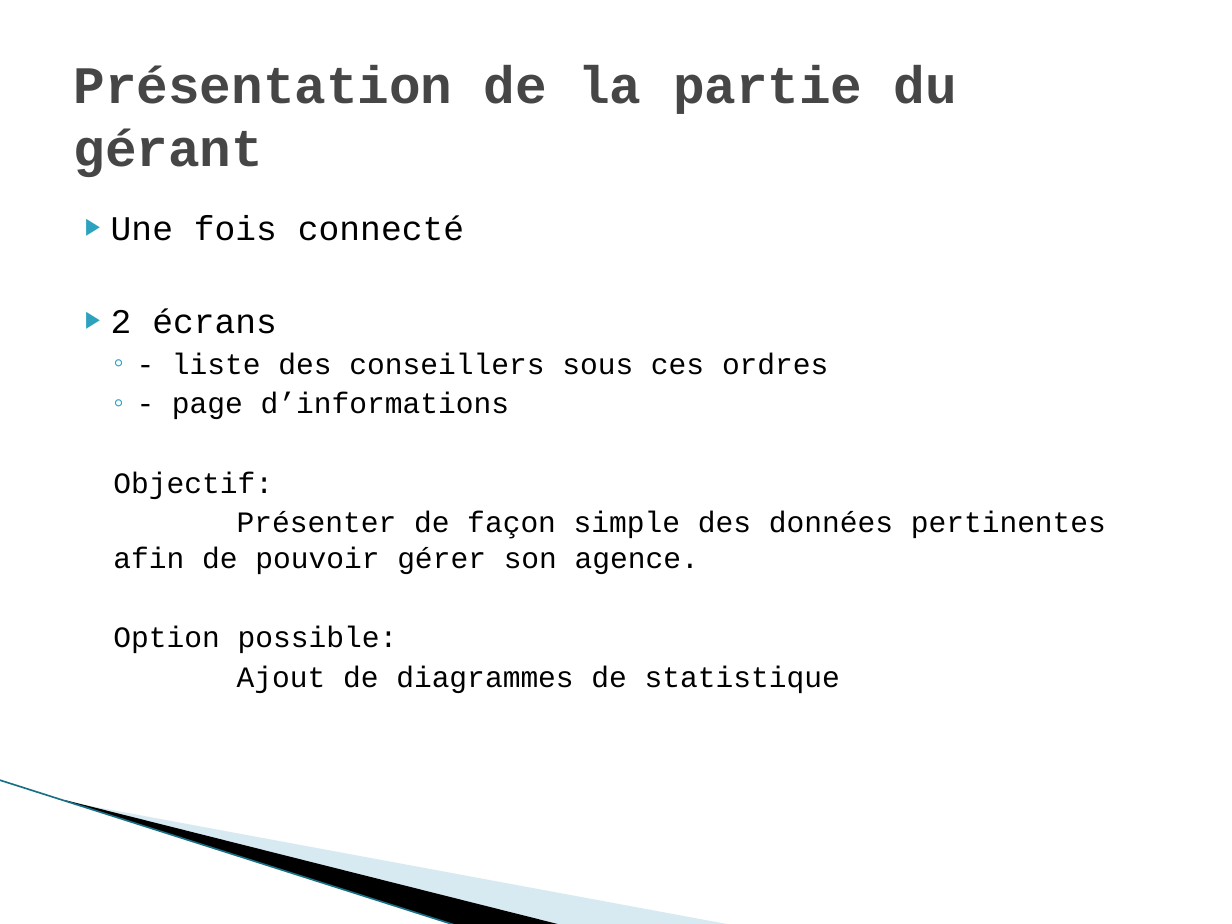
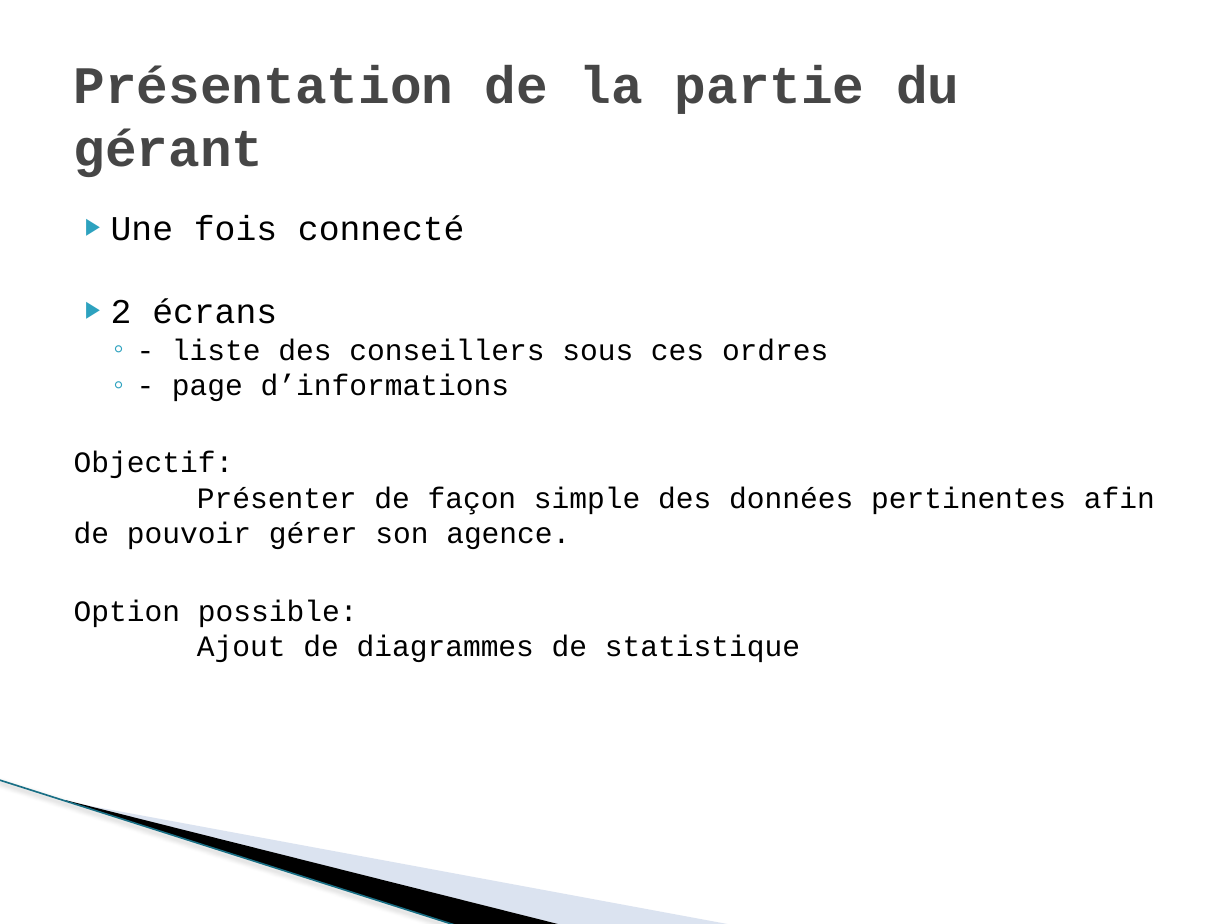
Before and after one commit to hidjic/proxi4, a slide deck: slide 3 of s_b.pptx. Drawn at 1232x924 pixels with LibreOffice and Linux fonts; fonts in the diff are those of the drawing; background and template pictures are left out. Boxes give left, top, right and bottom in pixels: in the first picture for what was removed or moved away, otherwise in the second. Text is boxed around its words. In the diff, an @@ line names an element or a change of style, - is before the commit and + after.

```diff
--- a/s_b.pptx
+++ b/s_b.pptx
@@ text "Une fois connecté" at (74,215,1155,662): size 20.2 to 20.3 pt in "Une fois connecté", "2 écrans"; size 17.2 to 17.3 pt in "- liste des conseillers sous ces ordres", "- page d’informations", "Objectif:", "Présenter de façon simple des données pertinentes ..." and 2 more places; less space between paragraphs; list level 2 to 1 in "Objectif:"; list level 2 to 1 in "Présenter de façon simple des ..."; list level 2 to 1 in "Option possible:"; list level 2 to 1 in "Ajout de diagrammes de statistique" @@
@@ line (0, 780) - (457, 924): stroke #97C5D8 0.95 pt to #196F85 0.96 pt @@
@@ freeform shape at (68,801,733,924): fill #A0CBDC at 40% opacity to #A7B9DB at 40% opacity @@
```
Also in this commit, not shown: 9 other slides changed.
